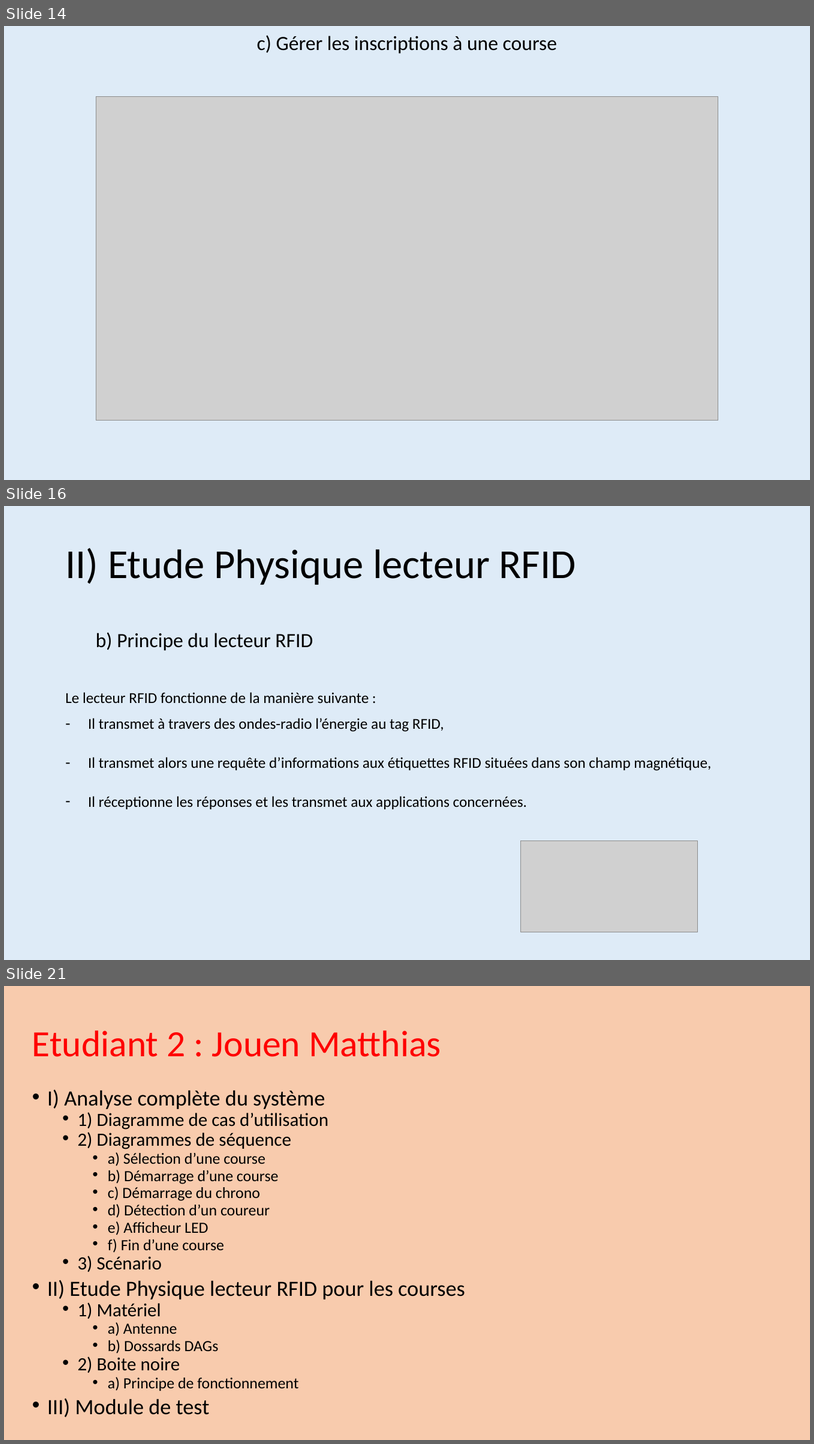
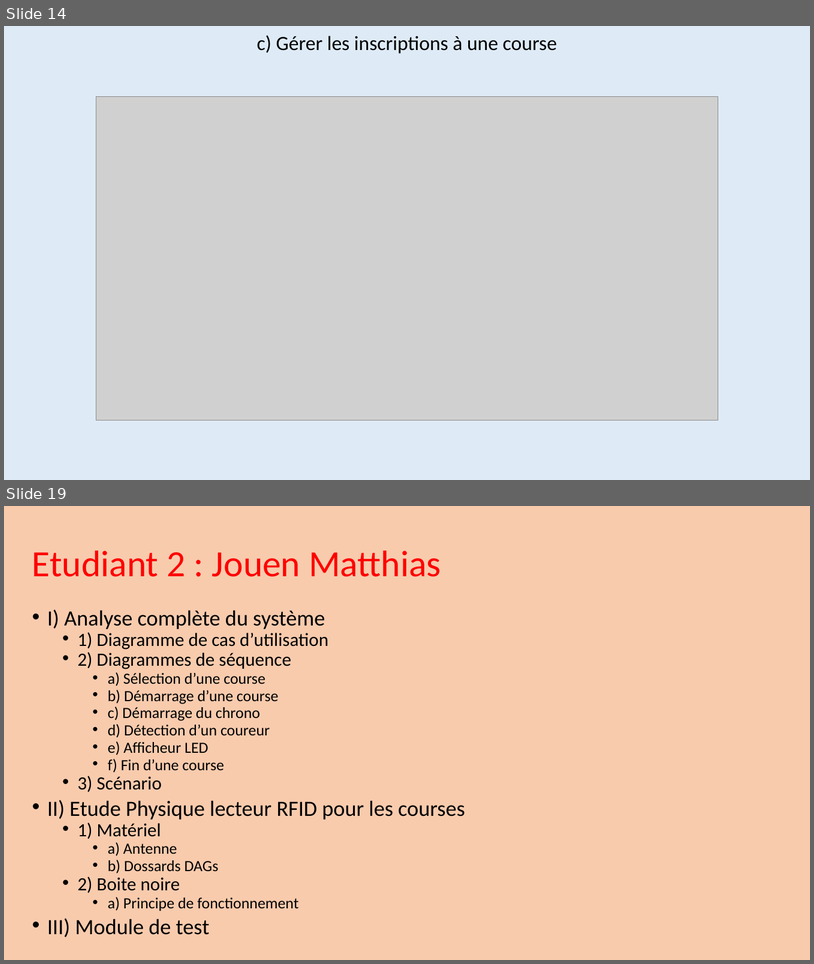
Before and after one commit to Maja2308/Projet_Cross, a slide deck: Diagrammes Communs/Presentation_Revue0.pptx. Shown one above the other, each under a label of ours: slides 14, 16 and 21 before the commit, slides 14 and 19 after it; the slides between them are not shown. The pictures are 814x1444 and 814x964 pixels, drawn with LibreOffice and Linux fonts; fonts in the diff are those of the drawing; grey boxes stand for pictures. Boxes give left, top, right and bottom in pixels: in the first picture for what was removed or moved away, otherwise in the second. Text is boxed around its words. In the diff, an @@ line names an element or a change of style, - is before the commit and + after.

```diff
--- a/Diagrammes Communs/Presentation_Revue0.pptx
+++ b/Diagrammes Communs/Presentation_Revue0.pptx
@@ slide 16 removed at (x1=4, y1=506, x2=810, y2=960), background #DEEBF7 @@
@@ title removed at (x1=65, y1=548, x2=576, y2=585) @@
-  II) Etude Physique lecteur RFID
@@ text removed at (x1=96, y1=632, x2=313, y2=651) @@
-  b) Principe du lecteur RFID
@@ text removed at (x1=65, y1=692, x2=711, y2=809) @@
-Le lecteur RFID fonctionne de la manière suivante :
-– Il transmet à travers des ondes-radio l’énergie au tag RFID,
-– Il transmet alors une requête d’informations aux étiquettes RFID situées dans son champ magnétique,
-– Il réceptionne les réponses et les transmet aux applications concernées.
@@ picture removed at (x1=521, y1=841, x2=698, y2=932) @@
@@ what was slide 21 is now slide 19 @@
```
Also in this commit, not shown: 7 slides changed, 1 other slide removed.
